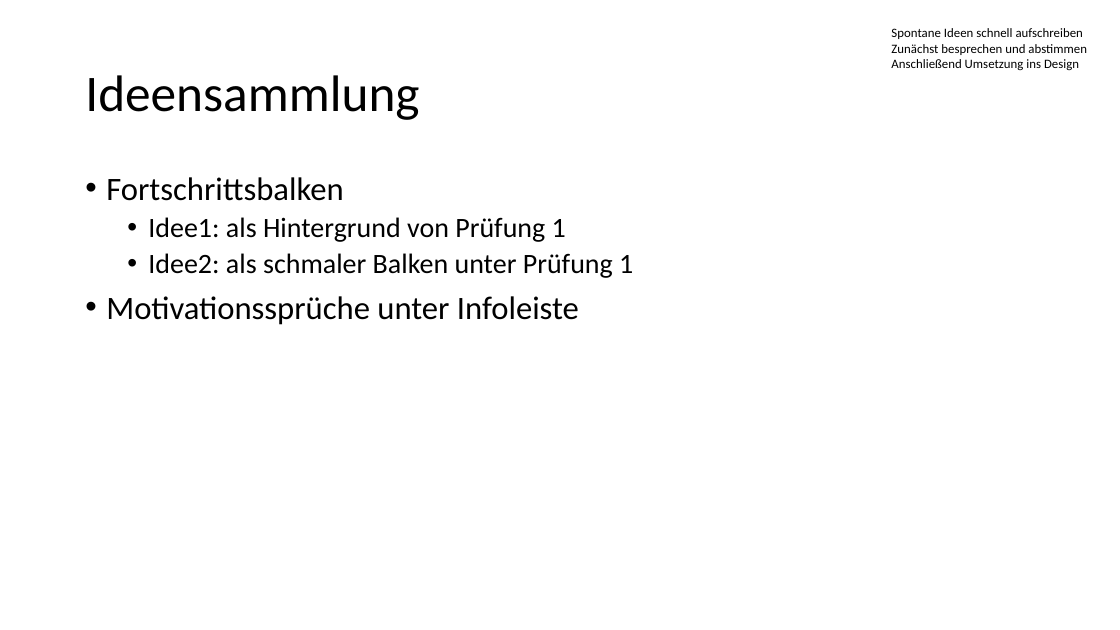
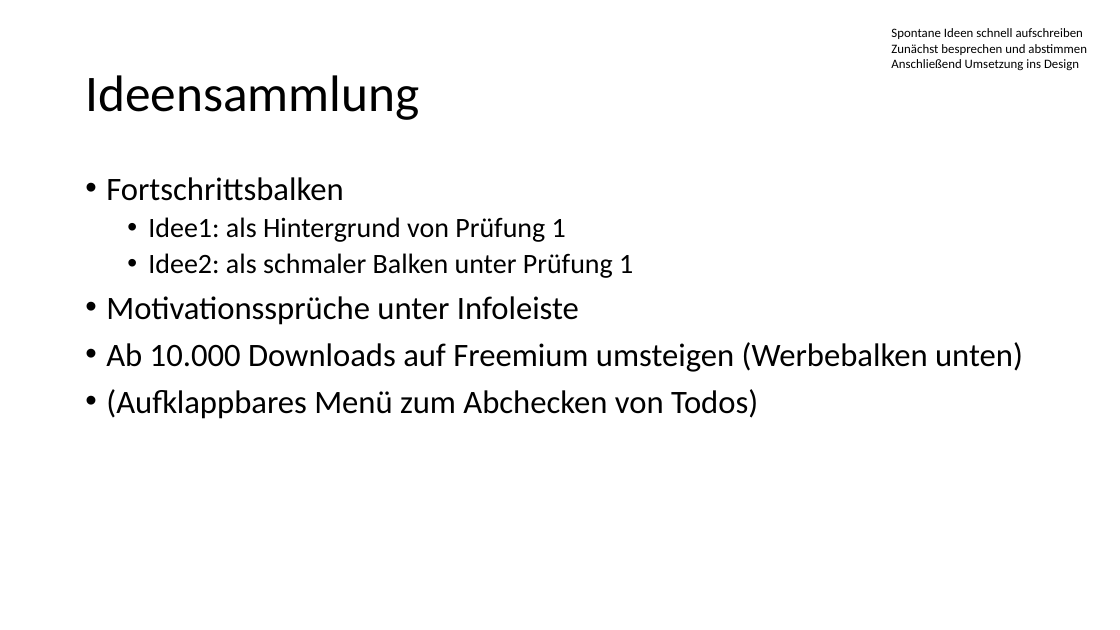
Before and after one commit to felixmeyjr/ExamTrackerAndMore, a slide deck: slide 9 of Design plan.pptx. Drawn at 1120x630 pixels with LibreOffice and Linux fonts; fonts in the diff are those of the drawing. Boxes give left, top, right and bottom in pixels: in the first picture for what was removed or moved away, otherwise in the second. Text is boxed around its words. In the diff, an @@ line names an element or a change of style, - is before the commit and + after.

Commit message:
Test merge error

```diff
--- a/Design plan.pptx
+++ b/Design plan.pptx
@@ text at [106,342,1023,419]: paragraphs added @@
+• Ab 10.000 Downloads auf Freemium umsteigen (Werbebalken unten)
+• (Aufklappbares Menü zum Abchecken von Todos)
```
